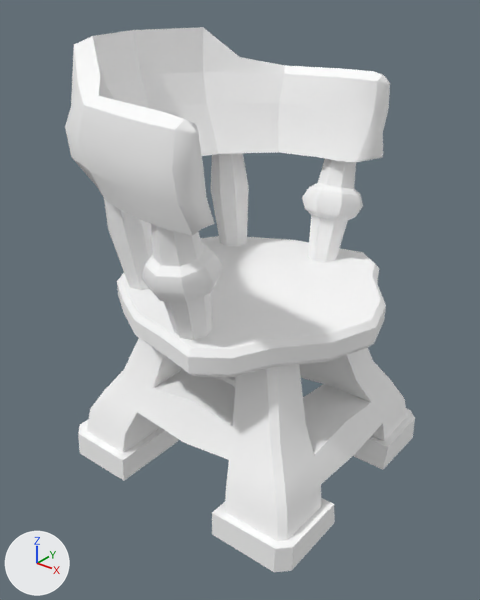
The FBX model BartenderTales/Assets/Mesh/Props/Prop_009_Chair.fbx, before and after one commit.
Before and after are seen from a 50 mm camera at (0.925, -1.143, 0.702) aimed at (0.032, -0.027, 0.011). Arrows for +X, +Y and +Z are at lower left; the lights stay in place. Where no turn or scale is listed for an object, it has been applied to the vertices.

In view in the first picture: 'Prop_009_Chair'.
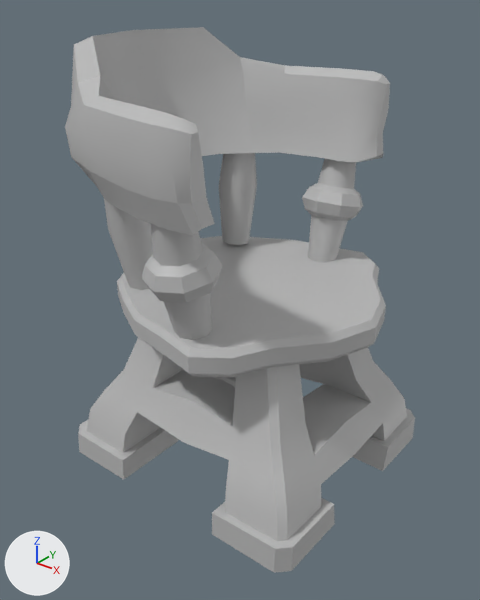
Where the newer file only moved an object's origin or applied its transform, the numbers keep the older frame.

Where the change shows, as pixel boxes [x1, y1, x2, y2] in the pictures (480 x 600 px; the box of a moved part takes in the faces that stretch with it):
'Prop_009_Chair', reshaped: before [65, 27, 415, 572]; after [65, 27, 415, 573]
part 1 of me_mesh, moved or reshaped: before [211, 153, 249, 246]; after [219, 153, 257, 245]
part 2 of me_mesh, moved or reshaped: [175, 119, 198, 134] in both
part 3 of me_mesh, moved or reshaped: [378, 75, 390, 84] in both
part 4 of me_mesh, cut back: before [78, 338, 415, 572]; after [78, 338, 415, 573]
part 5 of me_mesh, recoloured (white to grey): [65, 27, 415, 549] in both

The change, as a list of edits to the scene's bpy script:
```text
Add mat_lambert1:
    mat_lambert1 = principled_material('lambert1')
    mat_lambert1.base_color = (0.5, 0.5, 0.5)  # grey #bcbcbc
Change me_mesh:
    used by ob_prop_009_chair; location = (-0.007, 0.001, 0.09)
    verts and faces of me_mesh; kept vertices keep their numbers, new ones are numbered from 625
    before: 268 (0.203, -0.34, 0.388) at pixel (198, 132), 269 (0.181, -0.321, 0.395) at pixel (196, 124), 277 (0.203, -0.345, 0.393) at pixel (196, 130), 278 (0.181, -0.346, 0.407) at pixel (185, 119), 283 (0.203, -0.356, 0.388) at pixel (191, 134)
    before: 284 (0.181, -0.371, 0.394) at pixel (174, 129)
    before: 275 (0.176, 0.309, 0.397) at pixel (377, 81), 276 (0.192, 0.329, 0.389) at pixel (387, 84), 281 (0.177, 0.335, 0.408) at pixel (383, 74), 282 (0.191, 0.334, 0.393) at pixel (388, 82), 287 (0.177, 0.359, 0.395) at pixel (387, 79)
    before: 288 (0.192, 0.344, 0.389) at pixel (390, 83)
    remove me_mesh.from_pydata(...)  # 625 vertices, 670 faces; spans x -0.387..0.392, y -0.385..0.367, z -0.504..0.504
    add me_mesh.from_pydata(...)  # 583 vertices, 636 faces; spans x -0.387..0.392, y -0.385..0.367, z -0.498..0.504
    me_mesh part 1: the loose piece of 26 vertices spanning x -0.235..-0.118, y 0.148..0.252, z -0.055..0.238 is turned 8 degrees about the y axis through its middle, then moved by (0.03, -0.004, 0.015), in mat_lambert1 (grey #bcbcbc)
    me_mesh part 2
    add delete_vertices([277])  # with the faces that use them
    add faces += [(268, 278, 283), (268, 269, 278), (278, 284, 283)]
    me_mesh part 3
    add delete_vertices([282])  # with the faces that use them
    add faces += [(276, 288, 281), (275, 276, 281), (281, 288, 287)]
    me_mesh part 4
    50 vertices are removed from x -0.288..0.39, y -0.321..0.3, z -0.504..-0.132
    86 faces are deleted
    4 vertices in x -0.288..-0.092, y -0.321..0.301, z -0.502 move by (0.0, 0.0, 0.004)
    4 vertices move from x 0.364..0.391, y -0.321..0.3, z -0.497..-0.494 to x 0.364..0.391, y -0.321..0.3, z -0.498
    10 vertices are added at x -0.288..0.39, y -0.321..0.3, z -0.498
    52 new faces join them
    me_mesh part 5: 546 faces spanning x -0.387..0.392, y -0.385..0.367, z -0.498..0.504 switch from mat_txt_prop_009_chair (white #ffffff) to mat_lambert1 (grey #bcbcbc)
```
